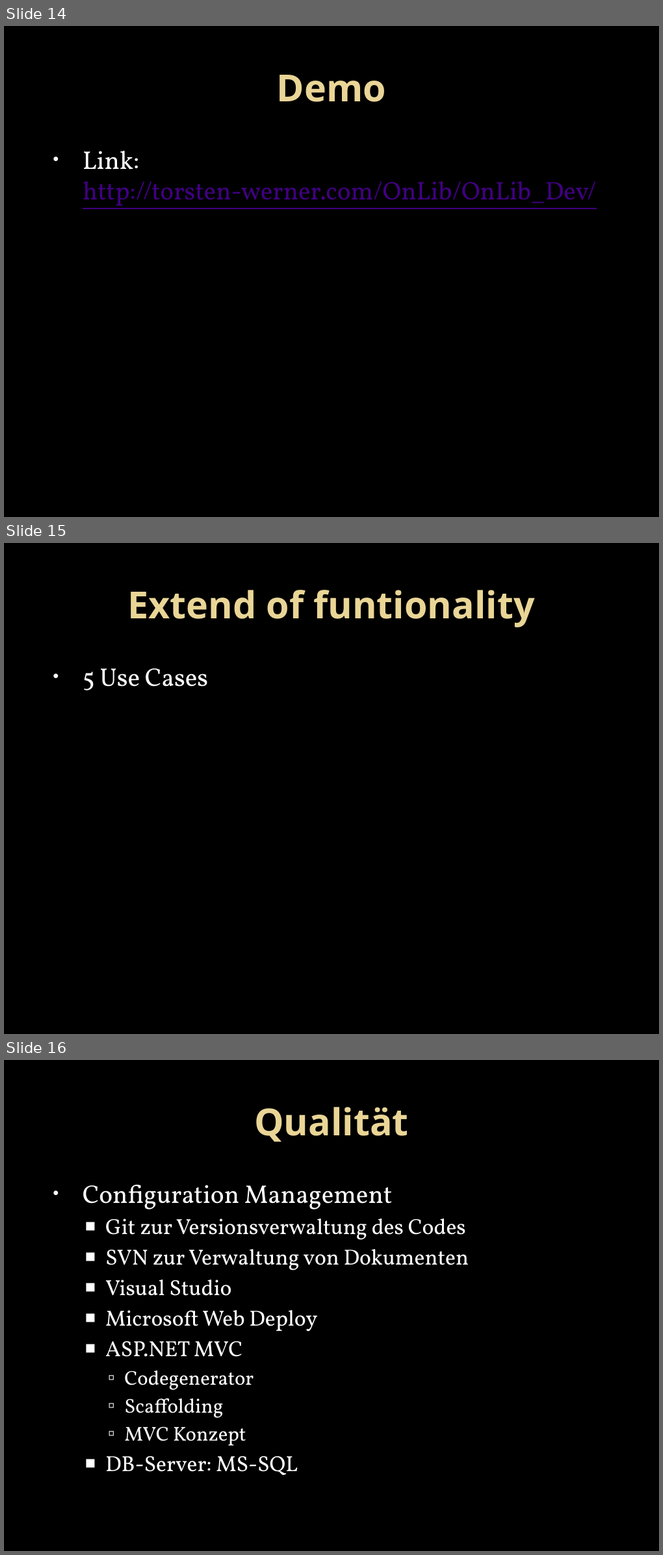
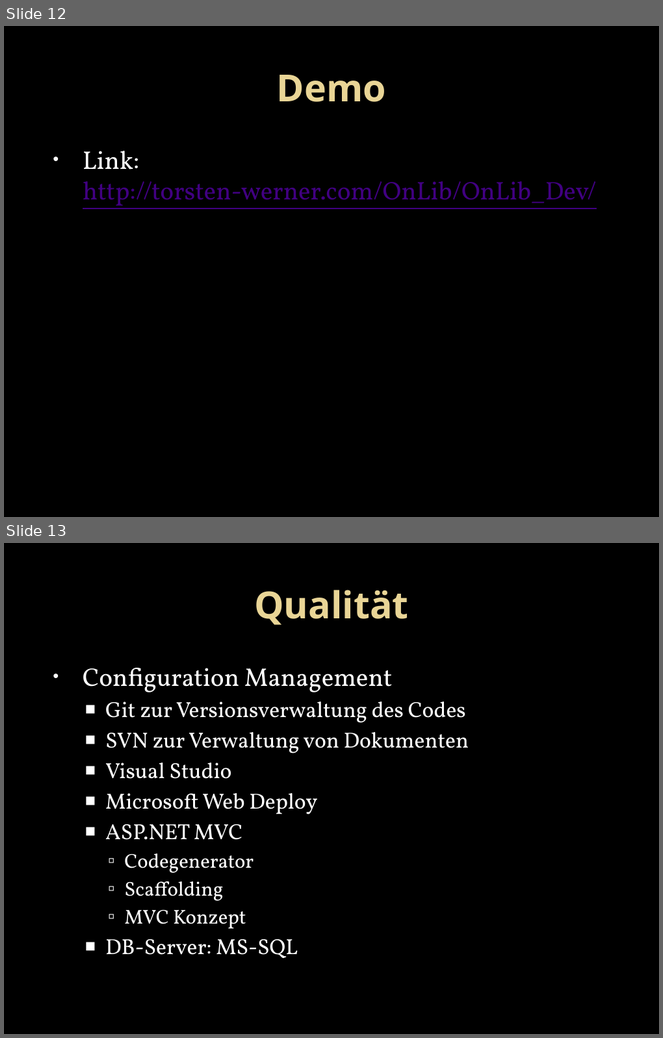
Before and after one commit to twerner93/OnLib_Documents, a slide deck: Final Project Handin/Final Presentation/Online-Library.pptx. Shown one above the other, each under a label of ours: slides 14, 15 and 16 before the commit, slides 12 and 13 after it. The pictures are 663x1555 and 663x1038 pixels, drawn with LibreOffice and Linux fonts; fonts in the diff are those of the drawing; background and template pictures are left out. Boxes give left, top, right and bottom in pixels: in the first picture for what was removed or moved away, otherwise in the second. Text is boxed around its words. In the diff, an @@ line names an element or a change of style, - is before the commit and + after.

```diff
--- a/Final Project Handin/Final Presentation/Online-Library.pptx
+++ b/Final Project Handin/Final Presentation/Online-Library.pptx
@@ slide 15 removed at (x1=4, y1=543, x2=659, y2=1034), background picture (left out) @@
@@ title removed at (x1=128, y1=590, x2=534, y2=627) @@
-Extend of funtionality
@@ text removed at (x1=83, y1=668, x2=208, y2=691) @@
-• 5 Use Cases
@@ what was slide 14 is now slide 12 @@
@@ what was slide 16 is now slide 13 @@
```
Also in this commit, not shown: 3 other slides removed.
